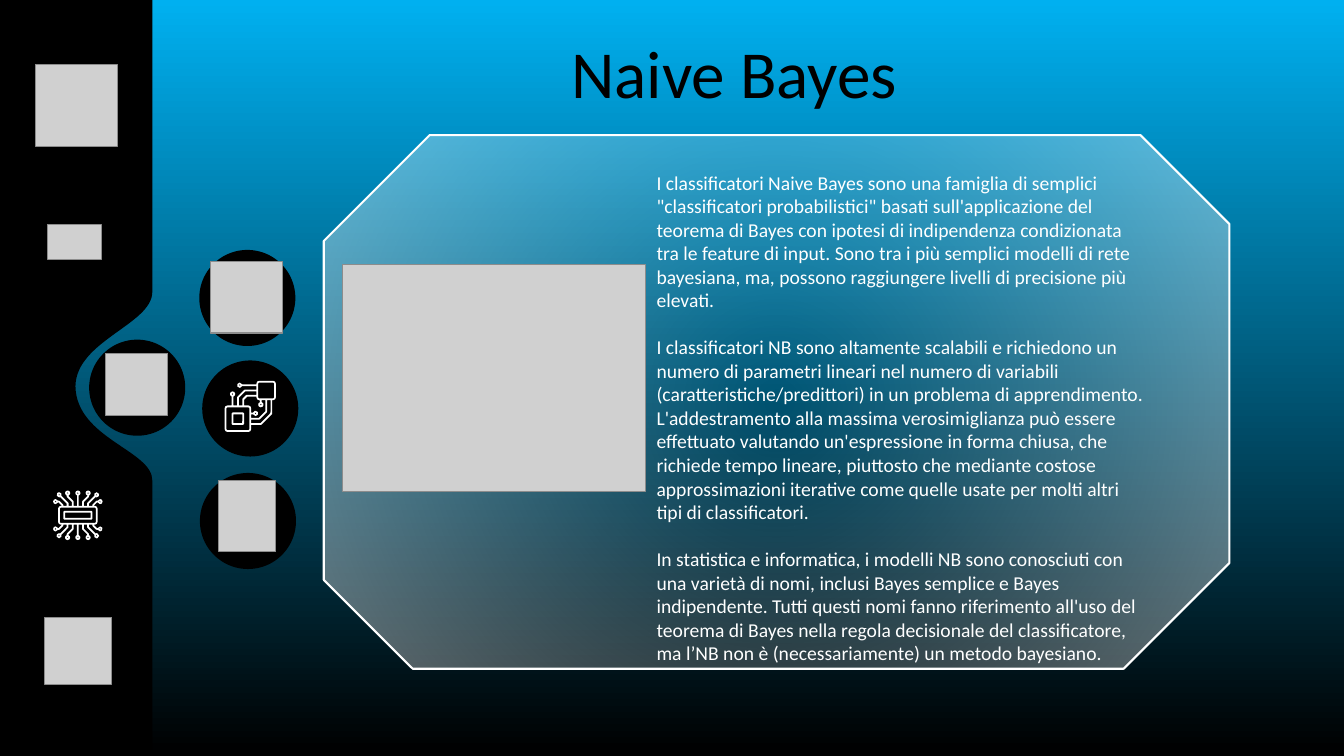
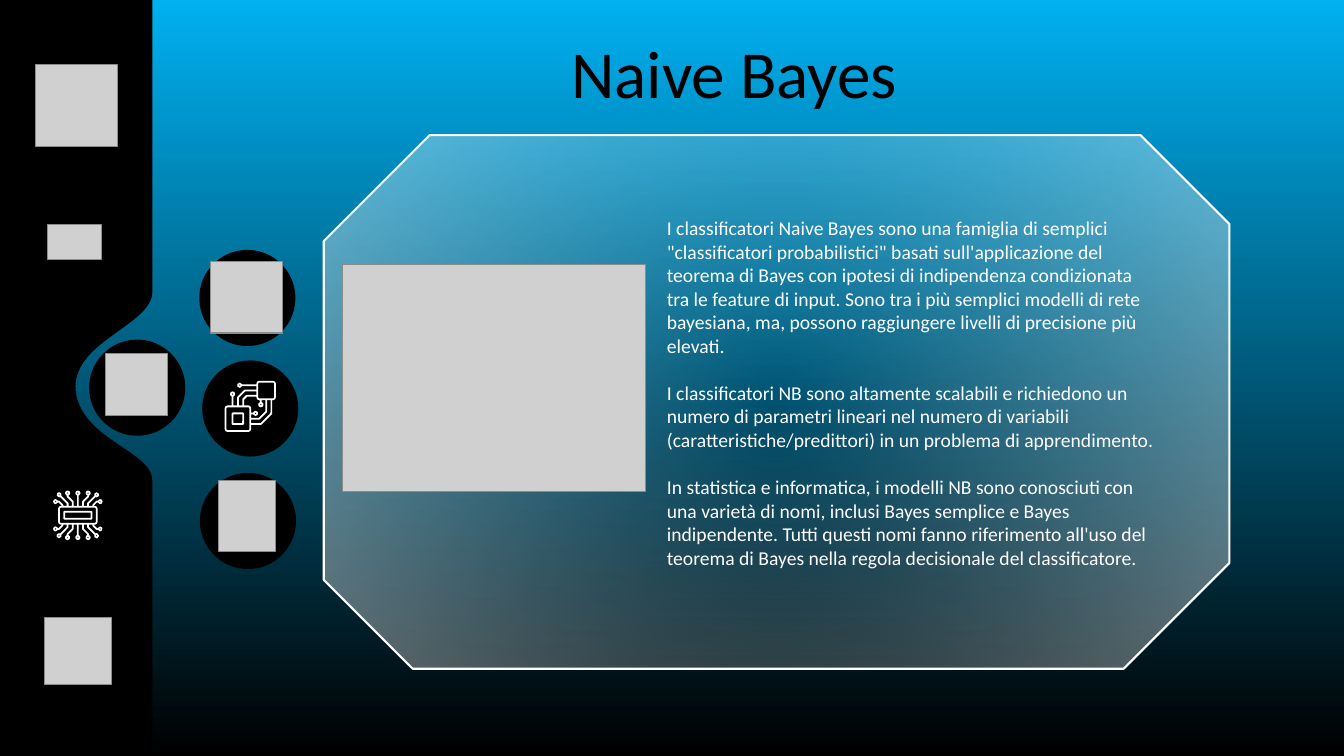
Before and after one commit to 0Franky/LavorAI, a slide deck: slide 6 of docs/Presentazione_LavorAI.pptx. Drawn at 1344x756 pixels with LibreOffice and Linux fonts; fonts in the diff are those of the drawing; grey boxes stand for pictures; background and template pictures are left out. Boxes give left, top, right and bottom in pixels: in the first picture for what was removed or moved away, otherwise in the second. Text is boxed around its words. In the diff, an @@ line names an element or a change of style, - is before the commit and + after.

```diff
--- a/docs/Presentazione_LavorAI.pptx
+++ b/docs/Presentazione_LavorAI.pptx
@@ text "I classificatori Naive Bayes sono ..." moved from (x1=657, y1=176, x2=1143, y2=641) to (x1=667, y1=221, x2=1153, y2=569) @@
@@ text at (x1=667, y1=386, x2=1153, y2=569): text changed @@
-I classificatori NB sono altamente scalabili e richiedono un numero di parametri lineari nel numero di variabili (caratteristiche/predittori) in un problema di apprendimento. L'addestramento alla massima verosimiglianza può essere effettuato valutando un'espressione in forma chiusa, che richiede tempo lineare, piuttosto che mediante costose approssimazioni iterative come quelle usate per molti altri tipi di classificatori.
-In statistica e informatica, i modelli NB sono conosciuti con una varietà di nomi, inclusi Bayes semplice e Bayes indipendente. Tutti questi nomi fanno riferimento all'uso del teorema di Bayes nella regola decisionale del classificatore, ma l’NB non è (necessariamente) un metodo bayesiano.
+I classificatori NB sono altamente scalabili e richiedono un numero di parametri lineari nel numero di variabili (caratteristiche/predittori) in un problema di apprendimento.
+In statistica e informatica, i modelli NB sono conosciuti con una varietà di nomi, inclusi Bayes semplice e Bayes indipendente. Tutti questi nomi fanno riferimento all'uso del teorema di Bayes nella regola decisionale del classificatore.
```
Also in this commit, not shown: 2 other slides changed, 1 other file.
